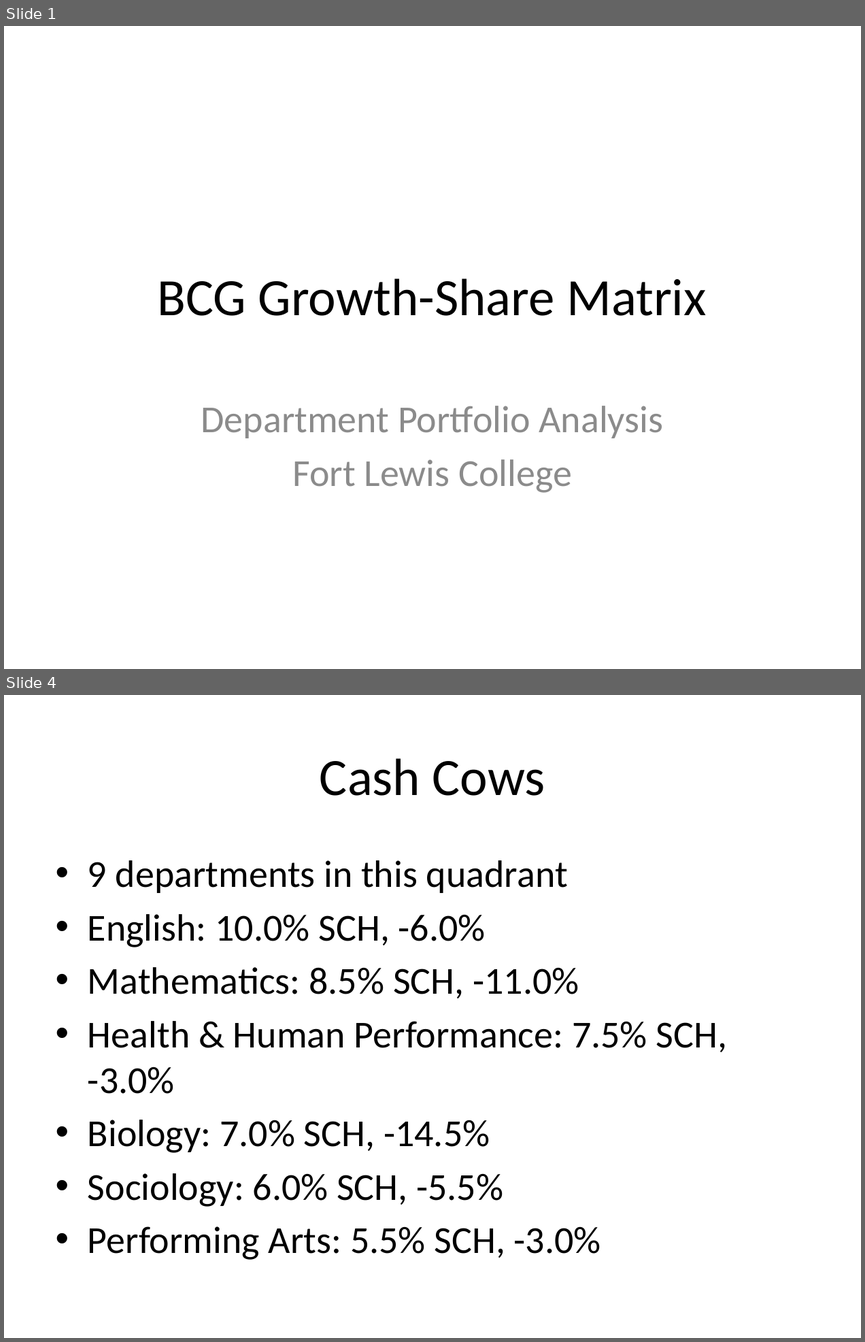
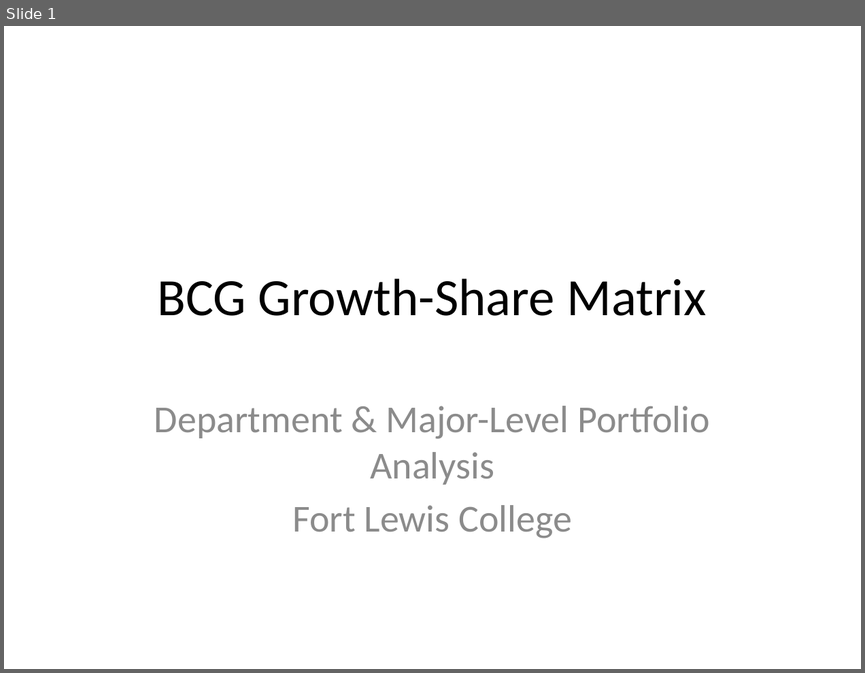
Before and after one commit to sarardm/flc-strategy-optimization-dashboard, a slide deck: generated_docs/BCG_Slide_Deck.pptx. Shown one above the other, each under a label of ours: slides 1 and 4 before the commit, slide 1 after it; the slides between them are not shown. The pictures are 865x1342 and 865x673 pixels, drawn with LibreOffice and Linux fonts; fonts in the diff are those of the drawing. Boxes give left, top, right and bottom in pixels: in the first picture for what was removed or moved away, otherwise in the second. Text is boxed around its words. In the diff, an @@ line names an element or a change of style, - is before the commit and + after.

Commit message:
Update SWOT Matrix and Zone to Win risk analysis

```diff
--- a/generated_docs/BCG_Slide_Deck.pptx
+++ b/generated_docs/BCG_Slide_Deck.pptx
@@ slide 4 removed at (4, 695, 861, 1338), background #FFFFFF @@
@@ title removed at (320, 758, 545, 796) @@
-Cash Cows
@@ text removed at (88, 860, 728, 1259) @@
-• 9 departments in this quadrant
-• English: 10.0% SCH, -6.0%
-• Mathematics: 8.5% SCH, -11.0%
-• Health & Human Performance: 7.5% SCH, -3.0%
-• Biology: 7.0% SCH, -14.5%
-• Sociology: 6.0% SCH, -5.5%
-• Performing Arts: 5.5% SCH, -3.0%
@@ slide 1 changed as well @@
@@ subtitle at (154, 405, 710, 484): text changed @@
-Department Portfolio Analysis
+Department & Major-Level Portfolio Analysis
```
Also in this commit, not shown: 6 other slides changed, 2 slides added, 15 other files.
